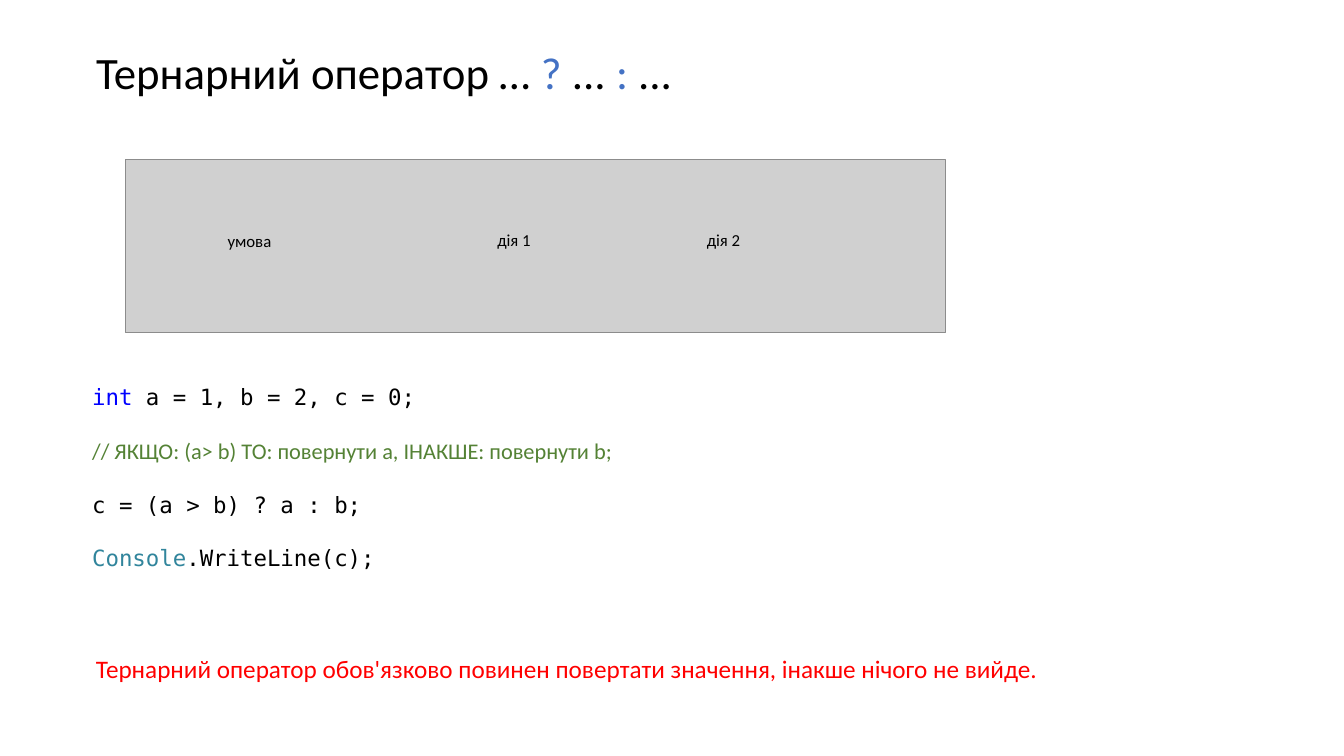
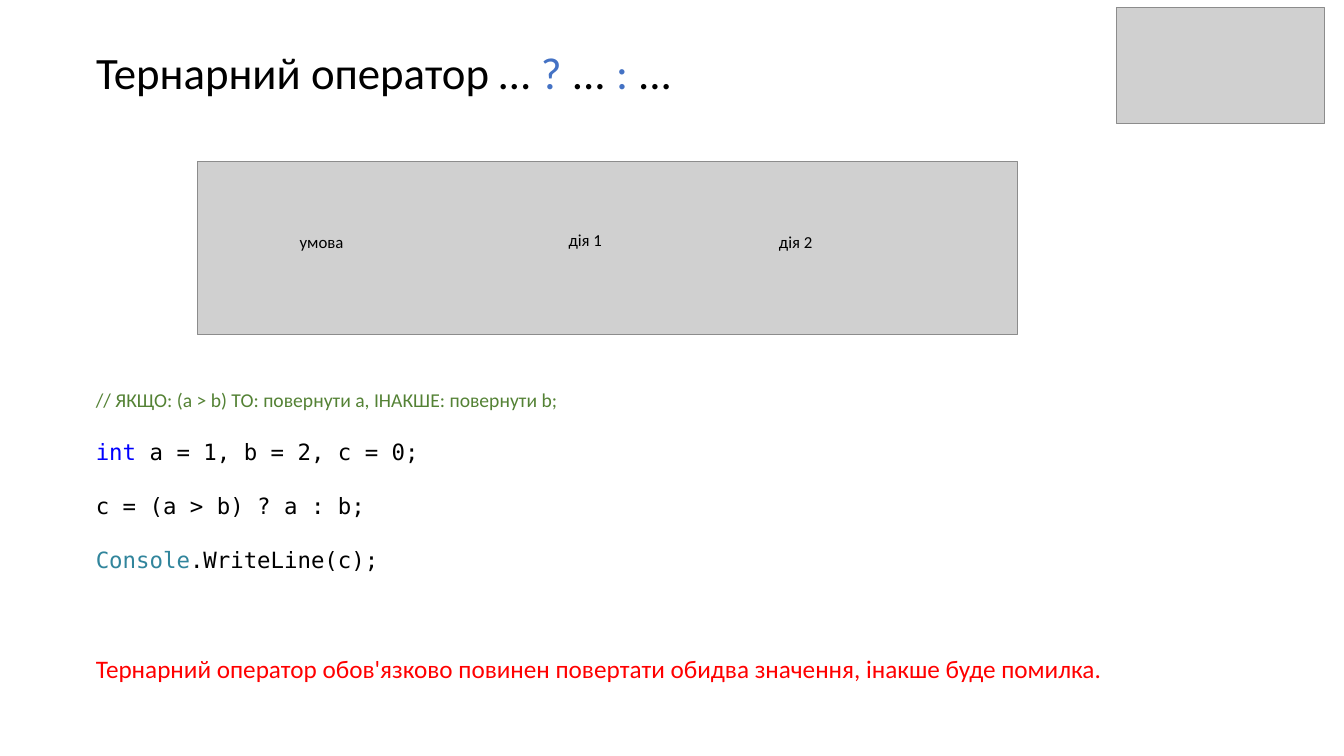
Before and after one commit to IT-Academy2020/Lesson_003_Conditions, a slide deck: slide 7 of Lesson3.pptx (slide 6 before the commit). Drawn at 1344x756 pixels with LibreOffice and Linux fonts; fonts in the diff are those of the drawing; grey boxes stand for pictures. Boxes give left, top, right and bottom in pixels: in the first picture for what was removed or moved away, otherwise in the second. Text is boxed around its words. In the diff, an @@ line names an element or a change of style, - is before the commit and + after.

```diff
--- a/Lesson3.pptx
+++ b/Lesson3.pptx
@@ picture added at (x1=1116, y1=7, x2=1325, y2=123) @@
@@ picture moved from (x1=125, y1=159, x2=946, y2=333) to (x1=198, y1=161, x2=1018, y2=335) @@
@@ 3 texts moved together from (x1=228, y1=234, x2=740, y2=250) to (x1=300, y1=234, x2=812, y2=251) @@
@@ text at (x1=115, y1=393, x2=558, y2=410): paragraph added @@
+// ЯКЩО: (a > b) ТО: повернути a, ІНАКШЕ: повернути b;
@@ text at (x1=114, y1=443, x2=612, y2=463): paragraph removed @@
-// ЯКЩО: (a> b) ТО: повернути a, ІНАКШЕ: повернути b;
@@ text at (x1=96, y1=660, x2=1101, y2=682): text changed @@
-Тернарний оператор обов'язково повинен повертати значення, інакше нічого не вийде.
+Тернарний оператор обов'язково повинен повертати обидва значення, інакше буде помилка.
```
Also in this commit, not shown: 7 other slides changed, 2 slides added.
